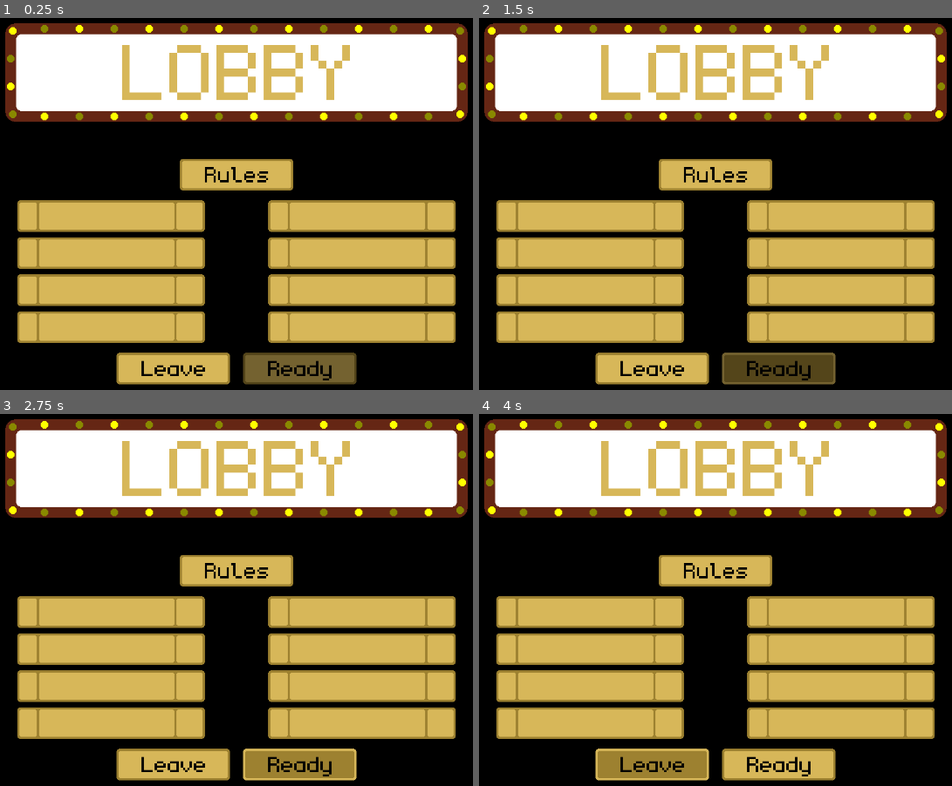
Above: before the commit, frames 1-4 (two rows, left to right).
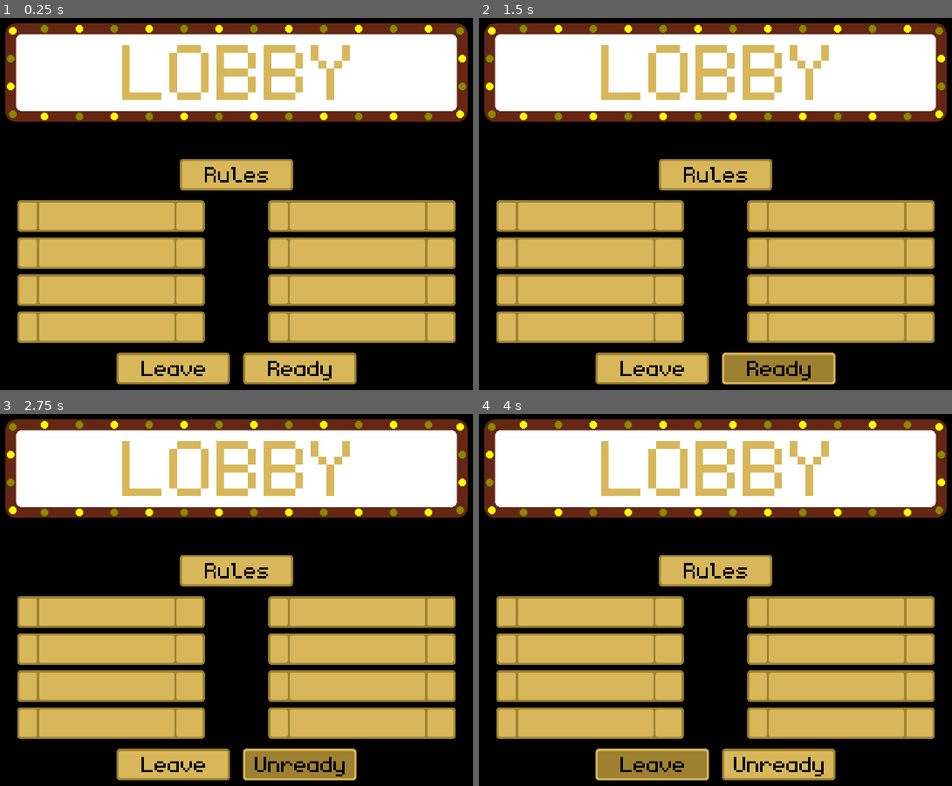
Above: after the commit, the same moments.

Repository: Jmmanin/pixel-poker
Game: Godot game, scene res://lobby/lobby.tscn
The game is run twice, just before and just after one commit, with the same random seed, the same clock (stepped at 60 frames per second) and the same inputs. This scene is started directly instead of the project's main scene.
Inputs:
- Up to frame 1 (0.25 s): no input
- Up to frame 2 (1.5 s): click "Ready" at 0.5 s; click "Ready" (after the commit: "Unready") at 1.25 s
- Up to frame 3 (2.75 s): click "Ready" at 2 s
- Up to frame 4 (4 s): click "Rules" at 2.75 s; click "Leave" at 3.5 s

The runs differ from the first frame. In frame 1, 1.9% of the frame differs, in the area x 51-76%, y 89-99%; in frame 2, 1.9%; in frame 3, 0.2%; in frame 4, 0.2%.
Error in both runs: Cannot call method 'connect' on a null value. (res://lobby/lobby.gd:20)

Commit message:
Refactor lobby ready button

Diff:
--- a/lobby/lobby.gd
+++ b/lobby/lobby.gd
@@ -38,9 +38,14 @@
     emit_signal('leave_lobby')
 
 func _on_ready_button_pressed():
-    $ReadyButton/ReadyDisabledMask.visible = im_readied
     im_readied = !im_readied
     lobby_players[my_index].set_is_ready(im_readied)
+
+    if im_readied:
+        $ReadyButton/ReadyLabel.text = 'Unready'
+    else:
+        $ReadyButton/ReadyLabel.text = 'Ready'
+
     emit_signal('send_new_ready', im_readied)
 
 func _on_player_connected(new_players):
--- a/lobby/lobby.tscn
+++ b/lobby/lobby.tscn
@@ -186,23 +186,14 @@
 
 [node name="ReadyLabel" type="Label" parent="ReadyButton"]
 layout_mode = 0
-offset_left = 46.0
+offset_left = 22.0
 offset_top = -1.0
-offset_right = 166.0
+offset_right = 190.0
 offset_bottom = 53.0
 text = "Ready"
 label_settings = SubResource("LabelSettings_8kpad")
 horizontal_alignment = 1
 vertical_alignment = 1
-metadata/_edit_lock_ = true
-
-[node name="ReadyDisabledMask" type="TextureRect" parent="ReadyButton"]
-modulate = Color(0, 0, 0, 0.462745)
-layout_mode = 0
-offset_right = 40.0
-offset_bottom = 40.0
-texture = ExtResource("6_ini4y")
-metadata/_edit_lock_ = true
 
 [connection signal="timeout" from="Sign/SignTimer" to="." method="_on_sign_timer_timeout"]
 [connection signal="pressed" from="RulesButton" to="." method="_on_rules_button_pressed"]
